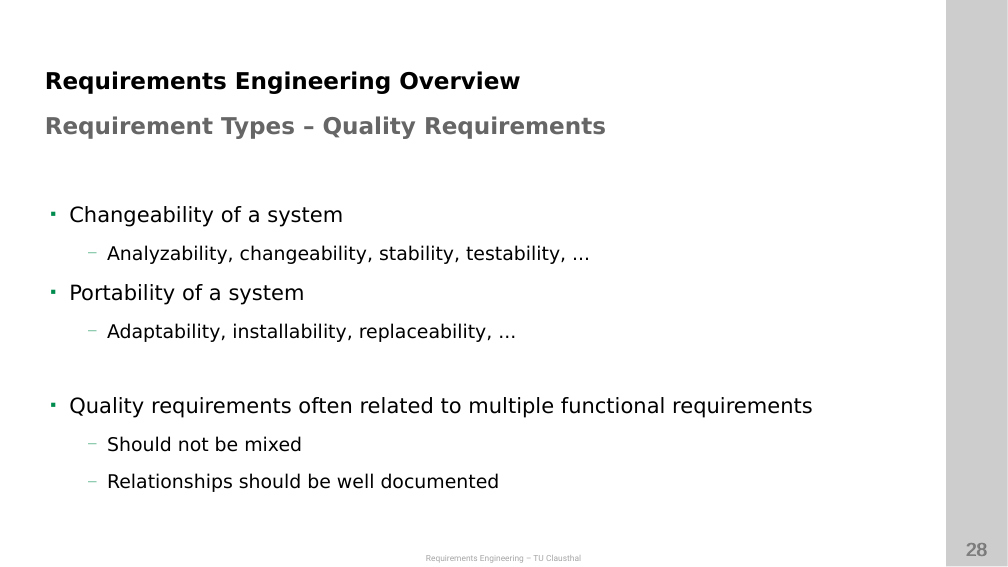
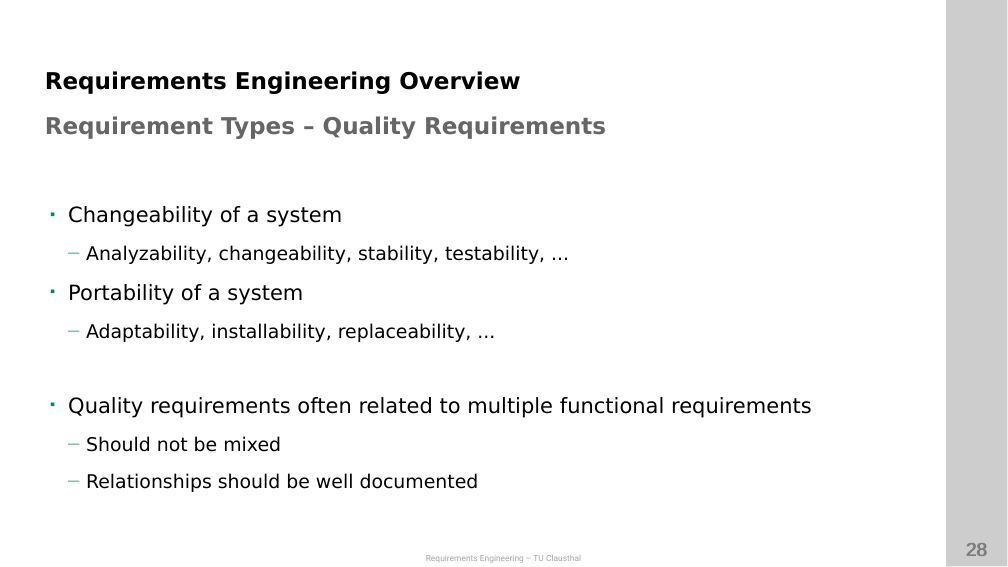
Before and after one commit to ETCE-LAB/teaching-material, a slide deck: slide 28 of Requirements-Engineering/RE-L01-Introduction.pptx. Drawn at 1008x567 pixels with LibreOffice and Linux fonts; fonts in the diff are those of the drawing; background and template pictures are left out. Boxes give left, top, right and bottom in pixels: in the first picture for what was removed or moved away, otherwise in the second. Text is boxed around its words. In the diff, an @@ line names an element or a change of style, - is before the commit and + after.

```diff
--- a/Requirements-Engineering/RE-L01-Introduction.pptx
+++ b/Requirements-Engineering/RE-L01-Introduction.pptx
@@ text "Changeability of a system" at box(68, 206, 812, 492): bullet ▪ to ◾; indent changed @@
```
Also in this commit, not shown: 33 other slides changed, 1 other file.
